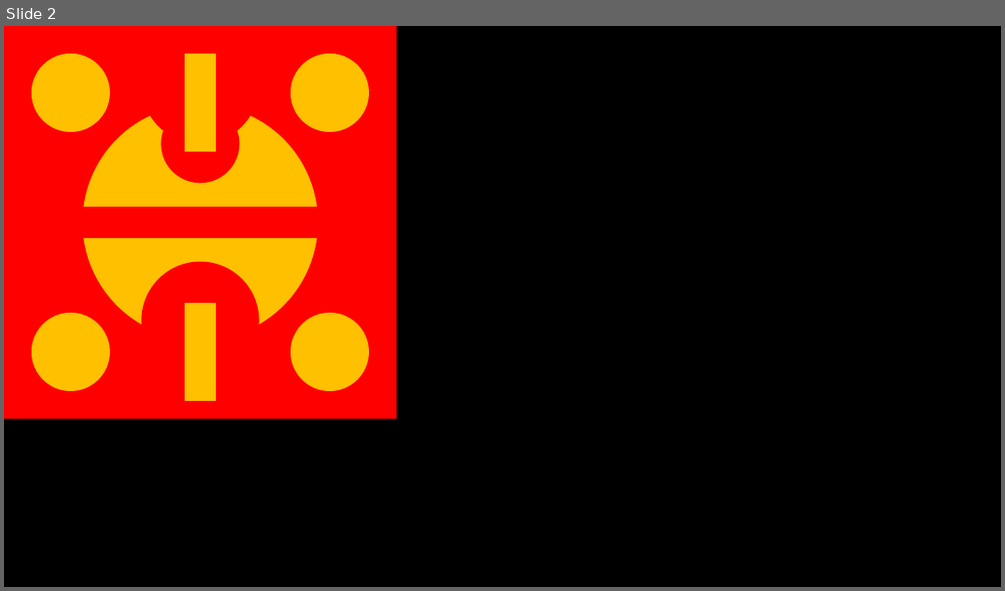
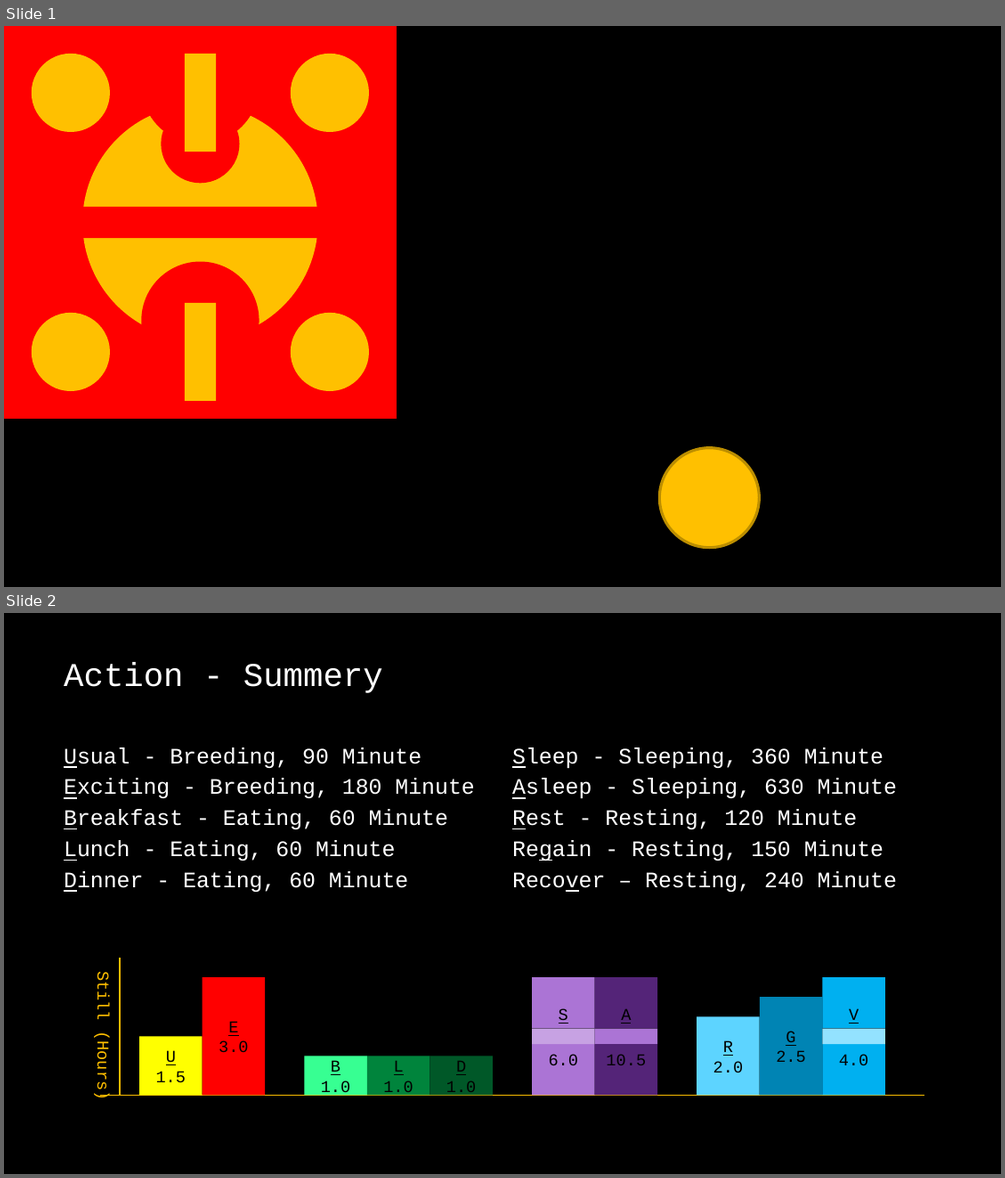
Before and after one commit to godners/Breeding-Plan, a slide deck: Logo.pptx. Shown one above the other, each under a label of ours: slide 2 before the commit, slides 1 and 2 after it. The pictures are 1005x591 and 1005x1178 pixels, drawn with LibreOffice and Linux fonts; fonts in the diff are those of the drawing. Boxes give left, top, right and bottom in pixels: in the first picture for what was removed or moved away, otherwise in the second. Text is boxed around its words. In the diff, an @@ line names an element or a change of style, - is before the commit and + after.

```diff
--- a/Logo.pptx
+++ b/Logo.pptx
@@ slide 2 added at (4, 613, 1001, 1174), background #000000 @@
@@ title added at (64, 662, 383, 693), 24 pt, text #FFFFFF @@
+Action - Summery
@@ text added at (64, 747, 474, 892), 16 pt, text #FFFFFF @@
+Usual - Breeding, 90 Minute
+Exciting - Breeding, 180 Minute
+Breakfast - Eating, 60 Minute
+Lunch - Eating, 60 Minute
+Dinner - Eating, 60 Minute
@@ text added at (512, 747, 897, 892), 16 pt, text #FFFFFF @@
+Sleep - Sleeping, 360 Minute
+Asleep - Sleeping, 630 Minute
+Rest - Resting, 120 Minute
+Regain - Resting, 150 Minute
+Recover – Resting, 240 Minute
@@ group added at (93, 958, 924, 1097): 16 rectangles, 2 lines, 1 text @@
+U
+1.5
+E
+3.0
+B
+1.0
+L
+1.0
+D
+1.0
+S
+A
+6.0
+10.5
+R
+2.0
+G
+2.5
+V
+4.0
+Still (Hours)
@@ what was slide 2 is now slide 1 @@
@@ slide 1 changed as well @@
@@ ellipse added at (659, 448, 759, 548), fill #FFC000, outline #BD8E00 2 pt @@
```
Also in this commit, not shown: 4 other slides added, 1 slide removed, 8 other files.
